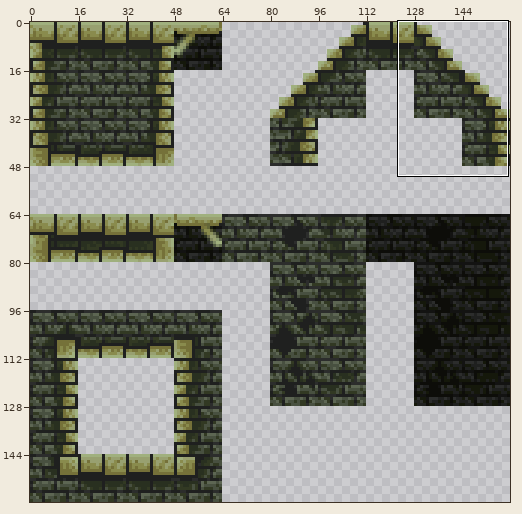
File history of a sprite sheet, Assets/Sprites/Environment/Pixel Art Temple/Temple.png. Above: a wide view before the commit, with the close-up outlined.
Close-up. Before:
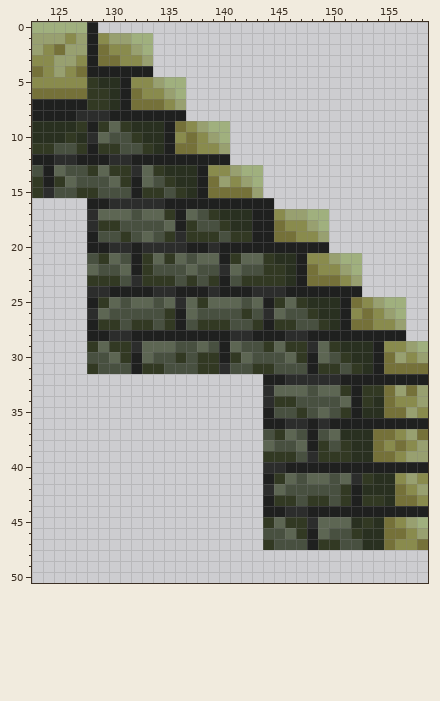
The file is 160x160 pixels. Colours within 5 levels of each other are drawn and written as one. Shown: x 123..158, y 0..50. The commit also changed other parts of the picture, which this record leaves out.
Once edited:
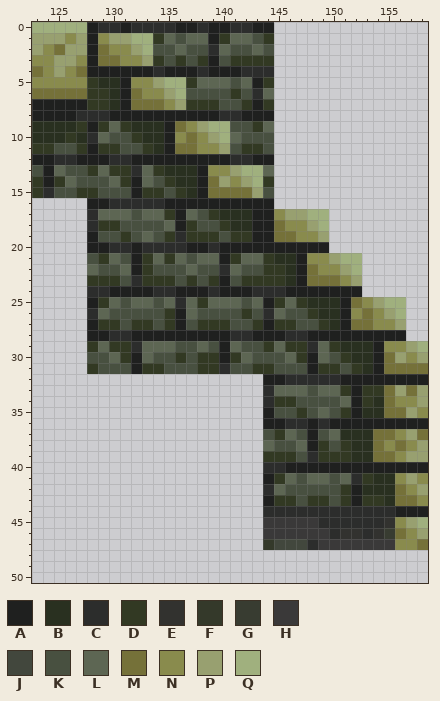
Palette (. is transparent): A #1f201f  B #293020  C #2c2d2c  D #323923  E #32322f  F #34392a  G #383c31  H #3a3939  J #42473d  K #485040  L #5d6653  M #757139  N #898b4d  P #98a070  Q #a0b07e
The exact change:
{"y":0,"x":129,"old":"................","new":"CCACCCCAACAACCAA"}
{"y":1,"x":134,"old":"...........","new":"DLKLLADLLKD"}
{"y":2,"x":134,"old":"...........","new":"KKLKKCLKKLK"}
{"y":3,"x":134,"old":"...........","new":"DKDKDAKDDDD"}
{"y":4,"x":134,"old":"...........","new":"CAAACAAACCC"}
{"y":5,"x":137,"old":"........","new":"DLLLKLAD"}
{"y":6,"x":137,"old":"........","new":"KKKKDKCL"}
{"y":7,"x":137,"old":"........","new":"DDDKKDAD"}
{"y":8,"x":137,"old":"........","new":"AAACCAAA"}
{"y":9,"x":141,"old":"....","new":"KKDL"}
{"y":10,"x":141,"old":"....","new":"LKKK"}
{"y":11,"x":141,"old":"....","new":"KDDK"}
{"y":12,"x":141,"old":"....","new":"CCAA"}
{"y":13,"x":144,"old":".","new":"L"}
{"y":14,"x":144,"old":".","new":"D"}
{"y":15,"x":144,"old":".","new":"K"}
{"y":44,"x":144,"old":"AA","new":"CC"}
{"y":44,"x":148,"old":"AAAAAAAA","new":"CCCCCCCC"}
{"y":45,"x":144,"old":"DLDDCLLLBDBM","new":"HHHHHCCCCCCE"}
{"y":46,"x":144,"old":"KKLDALKKDBBM","new":"HHHHHHCEECEG"}
{"y":47,"x":144,"old":"DKKKADDKKBBM","new":"FJJJCHHHHHHH"}
{"label":"added","picture_box":[98,22,274,198]}
{"label":"changed","picture_box":[263,506,395,550]}
